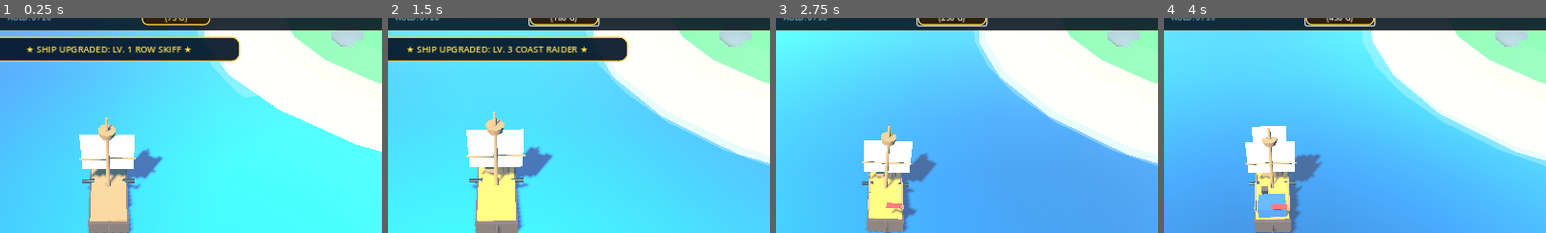
Above: before the commit, frames 1-4 (left to right).
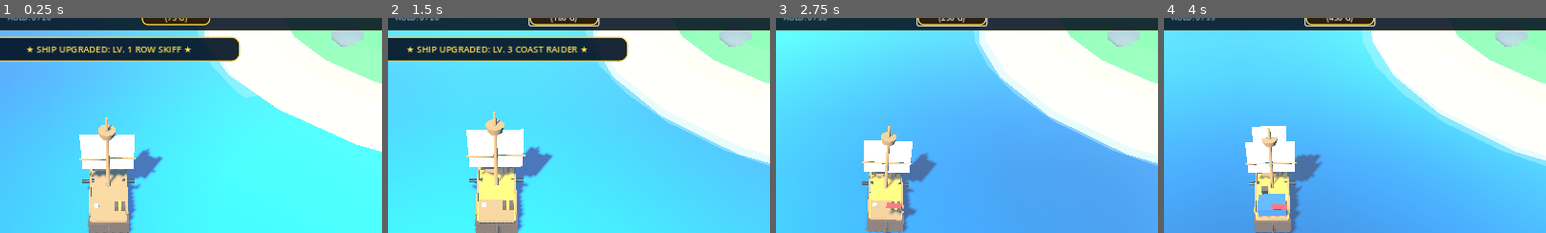
Above: after the commit, the same moments.

Repository: za99405com-ui/Pirate-Seasonline
Game: Godot game, scene res://scenes/world/world.tscn
Two runs of this game, one before a commit and one after it. Both use one fixed random seed, a clock stepped at 60 frames per second and the inputs below.
Inputs:
- Up to frame 1 (0.25 s): no input
- Up to frame 2 (1.5 s): click "UPGRADE (75 G)" at 0.5 s; click "UPGRADE (120 G)" at 1.25 s
- Up to frame 3 (2.75 s): click "UPGRADE (180 G)" at 2 s
- Up to frame 4 (4 s): click "UPGRADE (250 G)" at 2.75 s; click "UPGRADE (340 G)" at 3.5 s
The pictures show only the part of the screen within x 36-86%, y 7-57%; the shares and areas given below are measured in that part.

The runs differ from the first frame. In frame 1, 0.7% of the frame differs, in the area x 23-36%, y 70-96%; in frame 2, 1.5%, in the area x 23-36%, y 69-96%; in frame 3, 0.7%; in frame 4, 0.2%.

Commit message:
visual: add level-one ship deck, rails, rope and storage chest

Diff:
--- a/godot_game/scenes/player/player_ship.tscn
+++ b/godot_game/scenes/player/player_ship.tscn
@@ -182,6 +182,49 @@
 mesh = SubResource("RudderMesh")
 material_override = SubResource("DarkWoodMat")
 
+[node name="PortGunwale" type="MeshInstance3D" parent="Visuals/BaseHull"]
+position = Vector3(-1.22, 1.32, 0.18)
+scale = Vector3(1, 0.9, 1.18)
+mesh = SubResource("RailingMesh")
+material_override = SubResource("DeckWoodMat")
+
+[node name="StarboardGunwale" type="MeshInstance3D" parent="Visuals/BaseHull"]
+position = Vector3(1.22, 1.32, 0.18)
+scale = Vector3(1, 0.9, 1.18)
+mesh = SubResource("RailingMesh")
+material_override = SubResource("DeckWoodMat")
+
+[node name="RearQuarterDeck" type="MeshInstance3D" parent="Visuals/BaseHull"]
+position = Vector3(0, 1.24, 1.9)
+scale = Vector3(0.93, 1.0, 0.34)
+mesh = SubResource("DeckMesh")
+material_override = SubResource("DeckWoodMat")
+
+[node name="BasicStorageChest" type="MeshInstance3D" parent="Visuals/BaseHull"]
+position = Vector3(0.72, 1.48, 1.72)
+scale = Vector3(0.9, 0.9, 0.9)
+mesh = SubResource("ChestMesh")
+material_override = SubResource("DarkWoodMat")
+
+[node name="BasicChestBand" type="MeshInstance3D" parent="Visuals/BaseHull"]
+position = Vector3(0.72, 1.49, 1.70)
+scale = Vector3(0.22, 1.02, 1.04)
+mesh = SubResource("ChestMesh")
+material_override = SubResource("GoldMat")
+
+[node name="RopeBundle" type="MeshInstance3D" parent="Visuals/BaseHull"]
+position = Vector3(-0.78, 1.34, 1.55)
+rotation = Vector3(1.5708, 0, 0)
+scale = Vector3(0.55, 0.32, 0.55)
+mesh = SubResource("BarrelMesh")
+material_override = SubResource("SailMat")
+
+[node name="BowDeckLip" type="MeshInstance3D" parent="Visuals/BaseHull"]
+position = Vector3(0, 1.26, -2.25)
+scale = Vector3(0.94, 0.72, 0.18)
+mesh = SubResource("DeckMesh")
+material_override = SubResource("DarkWoodMat")
+
 [node name="MastMain" type="Node3D" parent="Visuals"]
 
 [node name="MastPole" type="MeshInstance3D" parent="Visuals/MastMain"]
